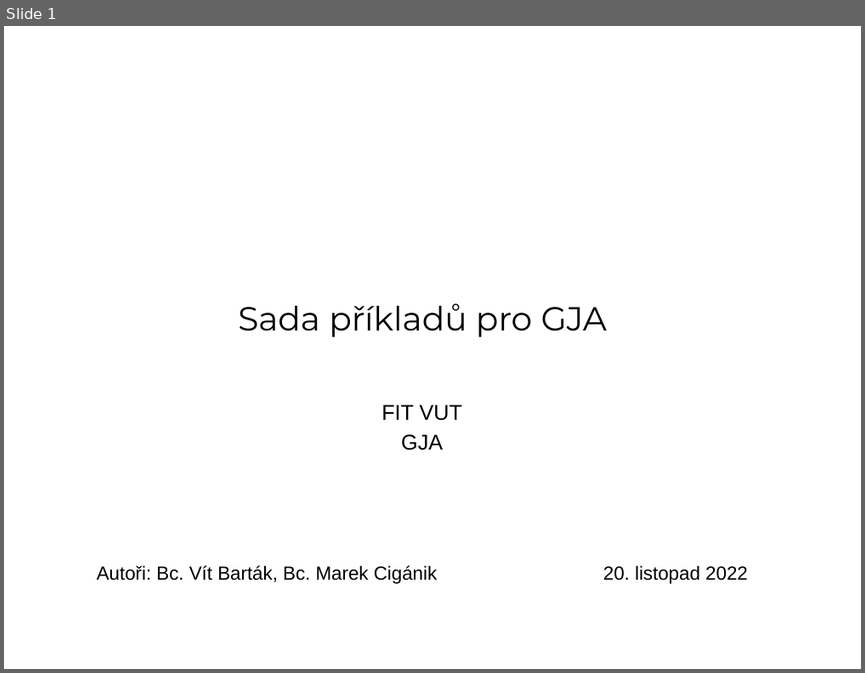
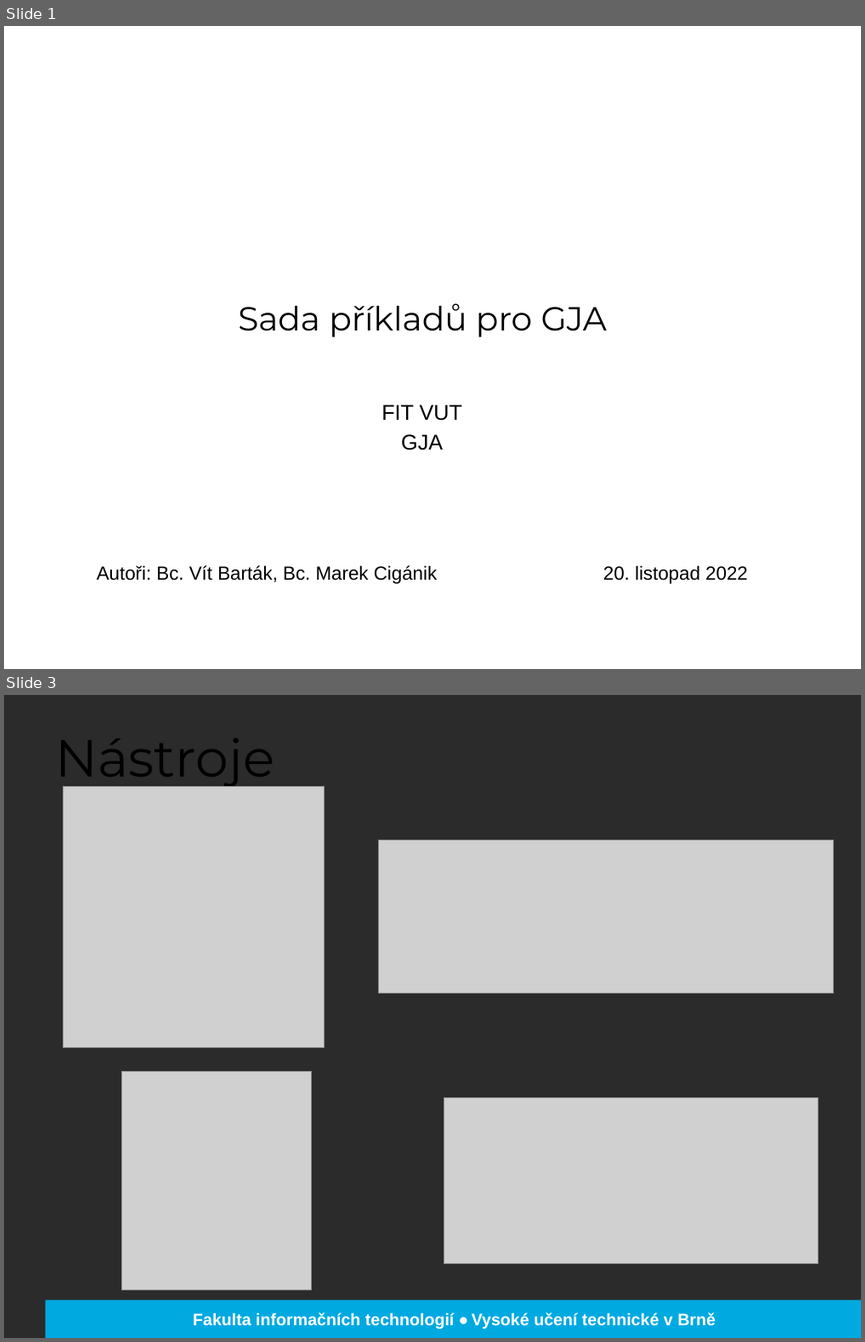
Before and after one commit to bartak-v/gja, a slide deck: xbarta47_xcigan09_gja_prezentace.pptx. Shown one above the other, each under a label of ours: slide 1 before the commit, slides 1 and 3 after it; the slides between them are not shown. The pictures are 865x673 and 865x1342 pixels, drawn with LibreOffice and Linux fonts; fonts in the diff are those of the drawing; grey boxes stand for pictures; background and template pictures are left out; a plain dark background stands for a picture behind light text. Boxes give left, top, right and bottom in pixels: in the first picture for what was removed or moved away, otherwise in the second. Text is boxed around its words. In the diff, an @@ line names an element or a change of style, - is before the commit and + after.

```diff
--- a/xbarta47_xcigan09_gja_prezentace.pptx
+++ b/xbarta47_xcigan09_gja_prezentace.pptx
@@ slide 3 added at [4, 695, 861, 1338], background picture (left out) @@
@@ title added at [55, 738, 274, 790], 44 pt, text #000000 @@
+Nástroje
@@ picture added at [64, 786, 324, 1047] @@
@@ picture added at [378, 839, 834, 993] @@
@@ picture added at [122, 1072, 312, 1290] @@
@@ picture added at [443, 1097, 818, 1263] @@
@@ rectangle added at [45, 1300, 861, 1338], fill #00A9E0 @@
@@ text added at [193, 1312, 715, 1328], 14 pt, text #FFFFFF, bold @@
+Fakulta informačních technologií • Vysoké učení technické v Brně
```
Also in this commit, not shown: 4 other slides added, 1 slide removed.
